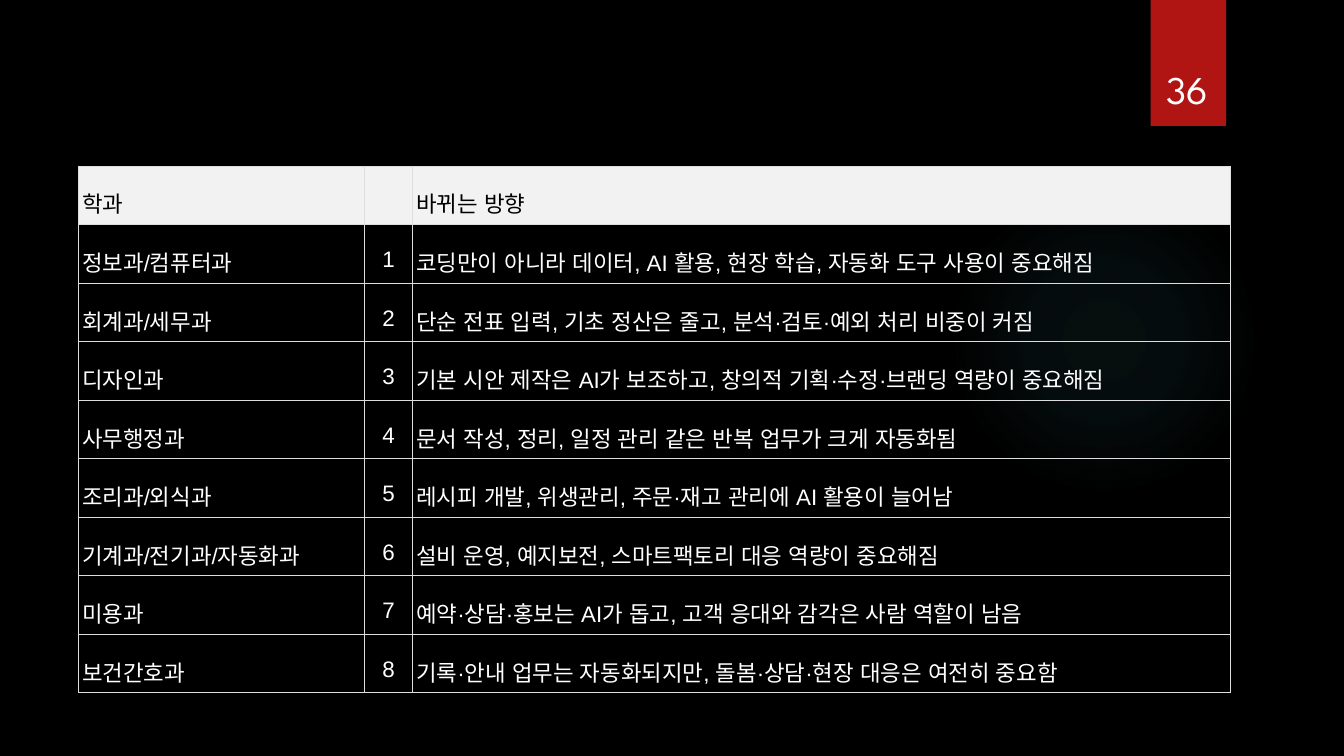
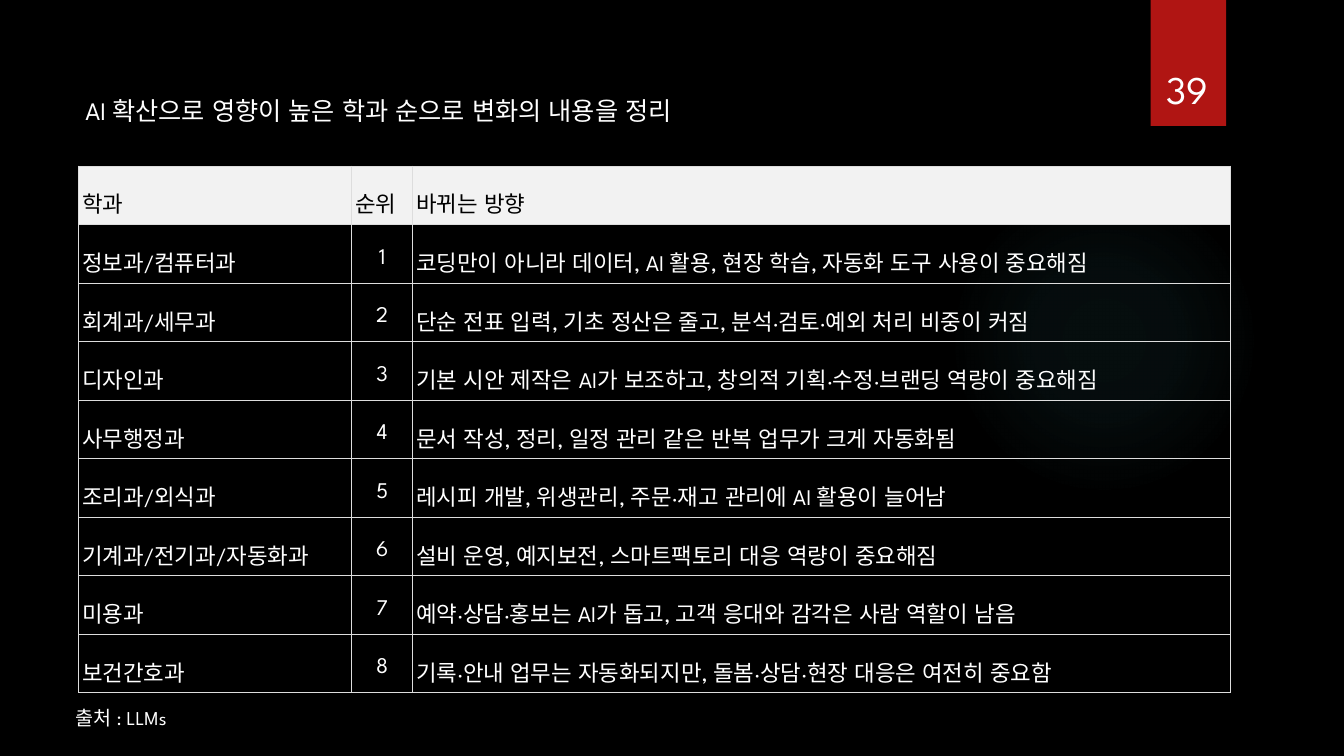
Before and after one commit to ancestor9/Introduction-to-BigData-Analysis, a slide deck: slide 39 of AI 역량강화.pptx (slide 36 before the commit). Drawn at 1344x756 pixels with LibreOffice and Linux fonts; fonts in the diff are those of the drawing; background and template pictures are left out. Boxes give left, top, right and bottom in pixels: in the first picture for what was removed or moved away, otherwise in the second. Text is boxed around its words. In the diff, an @@ line names an element or a change of style, - is before the commit and + after.

```diff
--- a/AI 역량강화.pptx
+++ b/AI 역량강화.pptx
@@ page number at bbox=[1167, 77, 1209, 105]: text changed @@
-36
+39
@@ text added at bbox=[85, 99, 671, 122], 18 pt, text #FFFFFF @@
+AI 확산으로 영향이 높은 학과 순으로 변화의 내용을 정리
@@ table at bbox=[79, 166, 1230, 694] @@
-row 1, column 2: 
+row 1, column 2: 순위
@@ font Arial to League Spartan @@
@@ text added at bbox=[75, 708, 167, 727], 14 pt, text #FFFFFF @@
+출처 : LLMs
```
Also in this commit, not shown: 37 other slides changed, 6 slides added, 1 slide removed, 1 other file.
